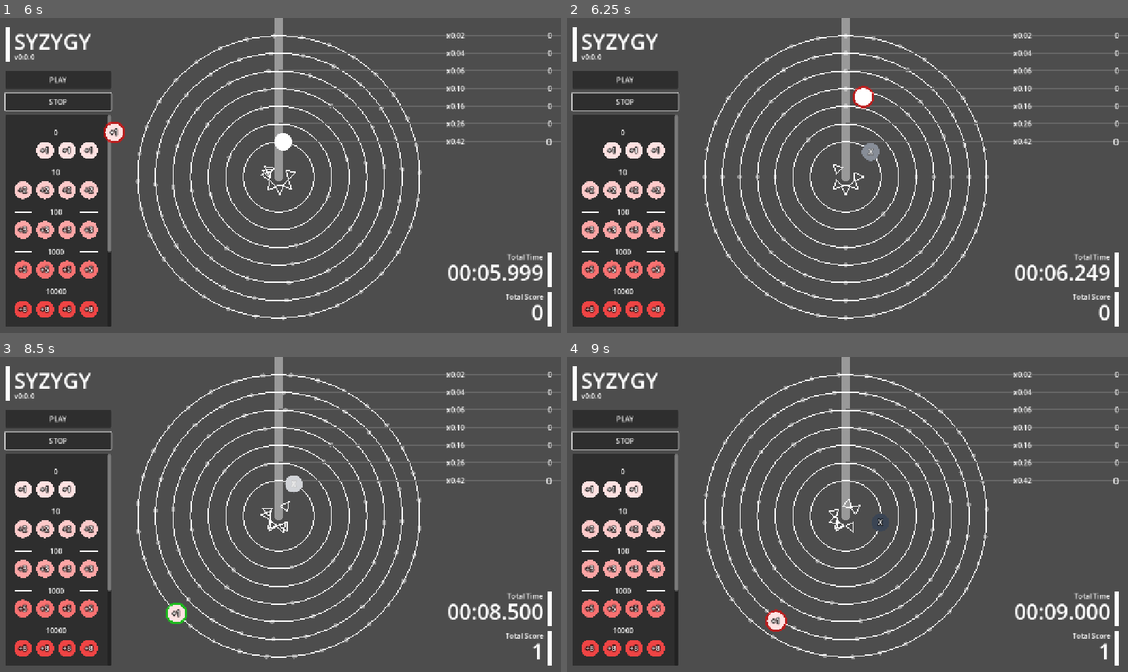
Above: before the commit, frames 1-4 (two rows, left to right).
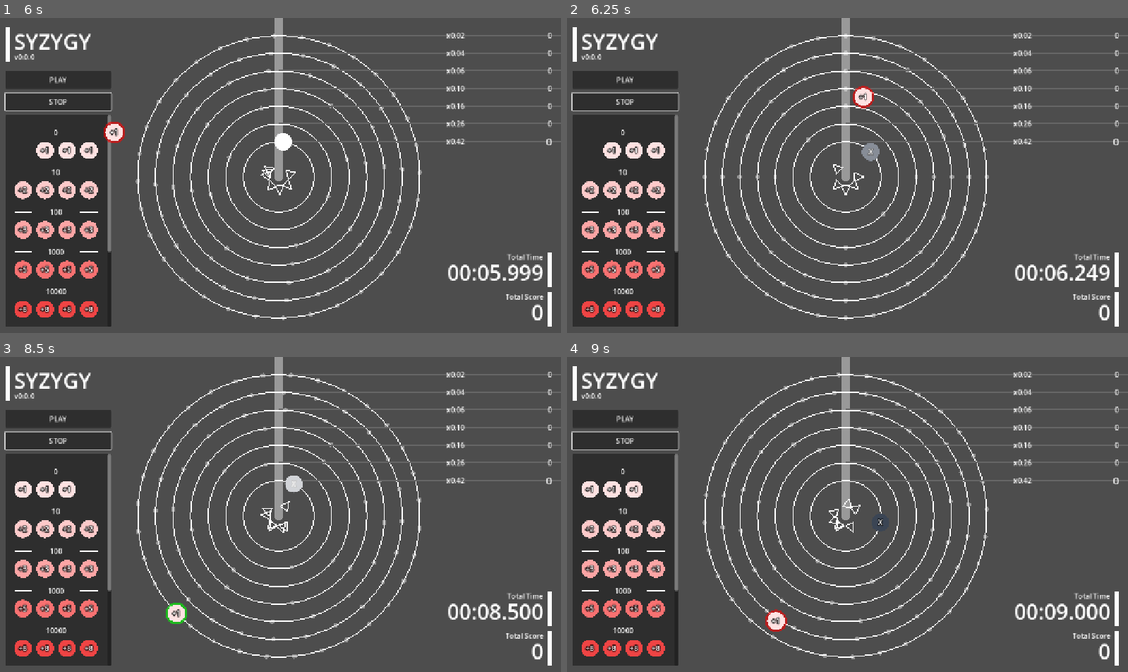
Above: after the commit, the same moments.

Repository: kamikoloss/syzygy
Game: Godot game, scene res://scenes/main.tscn
The game is run twice, just before and just after one commit, with the same random seed, the same clock (stepped at 60 frames per second) and the same inputs.
Inputs (mouse positions are in pixels of both pictures, inside the frame that each line leads up to):
- Up to frame 1 (6 s): click "PLAY" at 0.5 s; click "PLAY" at 1.25 s; click "STOP" at 2 s; click "STOP" at 2.75 s; click "PLAY" at 3.5 s; click "STOP" at 4.25 s; drag from (258, 207) to (297, 96) at 5.02 s; drag from (22, 150) to (297, 96) at 5.77 s
- Up to frame 2 (6.25 s): no input
- Up to frame 3 (8.5 s): move the mouse to (22, 489) at 6.52 s; click (22, 489) at 6.67 s; drag from (22, 489) to (342, 643) at 7.27 s; drag from (330, 646) to (173, 612) at 8.02 s
- Up to frame 4 (9 s): drag from (735, 602) to (858, 656) at 8.77 s

Frame 1 is identical in both runs. In frame 2, 0.1% of the frame differs, in the area x 51-55%, y 22-28%; in frame 3, less than 0.1%; in frame 4, less than 0.1%.

Commit message:
fix to prevent chip detection in dragging

Diff:
--- a/scenes/chip.gd
+++ b/scenes/chip.gd
@@ -24,6 +24,7 @@
 var is_hovering := false
 var is_dragging := false
 var is_overlapping := false
+var is_placed := false
 var center_offset: Vector2
 
 var _overrapping_holder: ChipHolder
@@ -91,6 +92,8 @@
 
 
 func _on_entered_chip_sensor(chip_sensor: ChipSensor) -> void:
+    if not is_placed:
+        return
     GlobalSignal.chip_sensed.emit(self)
     _flash()
 
@@ -117,6 +120,7 @@
     top_level = on
     rail_number = -1
     is_dragging = on
+    is_placed = false
     _refresh_view()
 
     if _placed_holder:
@@ -129,6 +133,7 @@
         # ChipHolder に配置する
         if is_overlapping and _overrapping_holder and not _overrapping_holder.is_placed:
             print("[Chip %s] drag and place." % [get_instance_id()])
+            is_placed = true
             _placed_holder = _overrapping_holder
             _placed_holder.is_placed = true
             reparent(_placed_holder.chips_parent)
--- a/scenes/rail.gd
+++ b/scenes/rail.gd
@@ -56,9 +56,11 @@
 
 
 func _init_chips() -> void:
-    # Type.ACCOUNT
+    # ChipType.ACCOUNT
     var chip: Chip = chip_scene.instantiate()
     chip.type = Data.ChipType.ACCOUNT
     chip.is_locked = true
+    chip.is_placed = true
     chip_holders_parent.add_child(chip)
+    # MUST after add_child()
     chip.position = Vector2(0, circle_radius) - chip.center_offset
